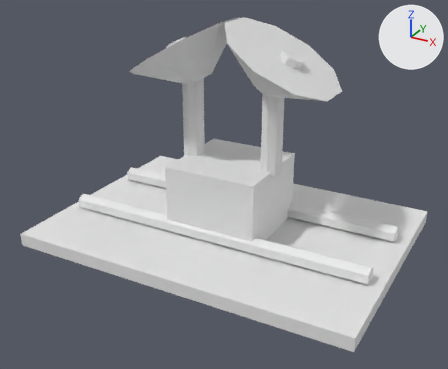
Renders of the glTF model models/orbital_power_grid.glb from each side of a commit.
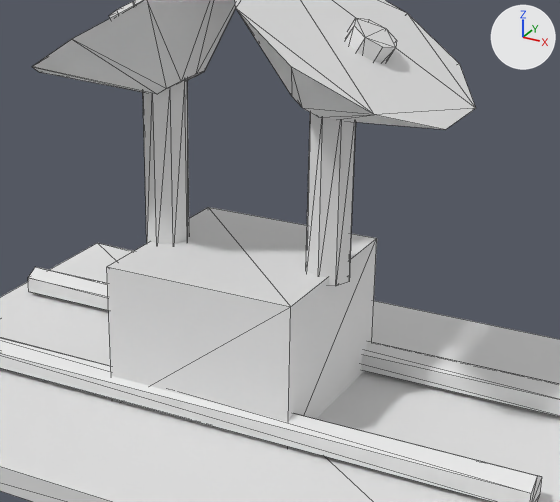
Each version is shown whole from a camera (50 mm lens) standing at (0.125, -0.235, 0.092) and looking at (0.001, -0.01, -0.021), then close up on the part from 25% to 85% of the width and 11% to 76% of the height. Every picture has the same lights, and +X, +Y and +Z are marked at upper right. The last two pictures show the newer version. The close-ups show mesh edges as thin lines. Vertices at exactly the same position are counted once.

Names of what the first close-up shows: 'PowerGrid'.
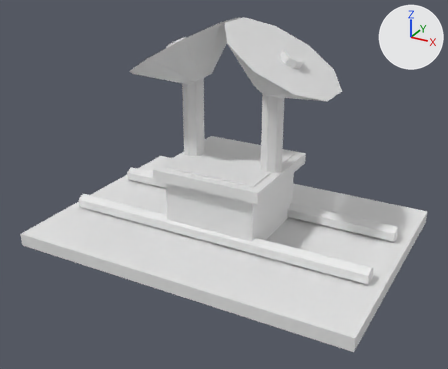
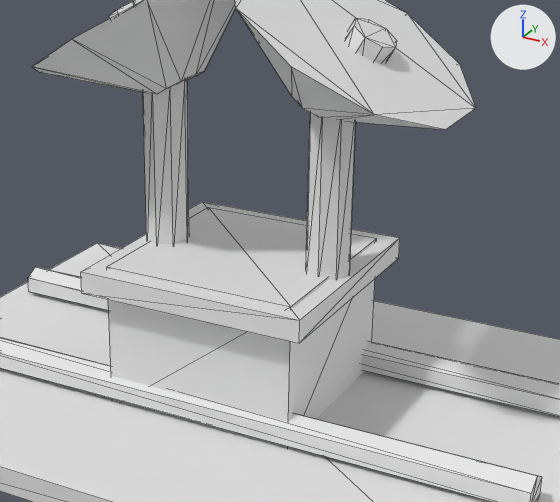
Location of each change, [x1, y1, x2, y2] in pixels of the close-ups (560 x 502 px):
part 1 of me_cube, added: after [81, 202, 400, 343]

The edits, one by one:
me_cube is used by ob_powergrid; location (0.0, 0.0, 0.0).
me_cube had 144 vertices, 248 faces and spanned x -0.08..0.08, y -0.058..0.058, z -0.051..0.05.
me_cube now has 152 vertices, 260 faces and spans x -0.08..0.08, y -0.058..0.058, z -0.051..0.05.
me_cube part 1: a new loose piece, a box spanning x -0.026..0.026, y -0.026..0.026, z -0.0185..-0.0135.
